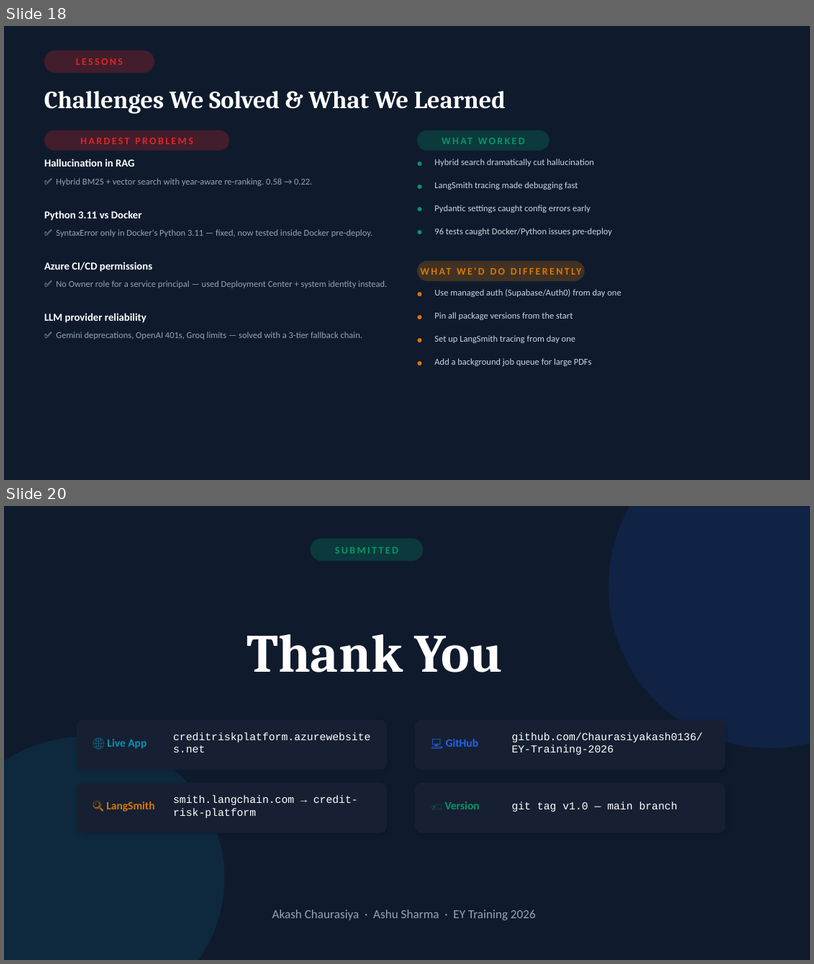
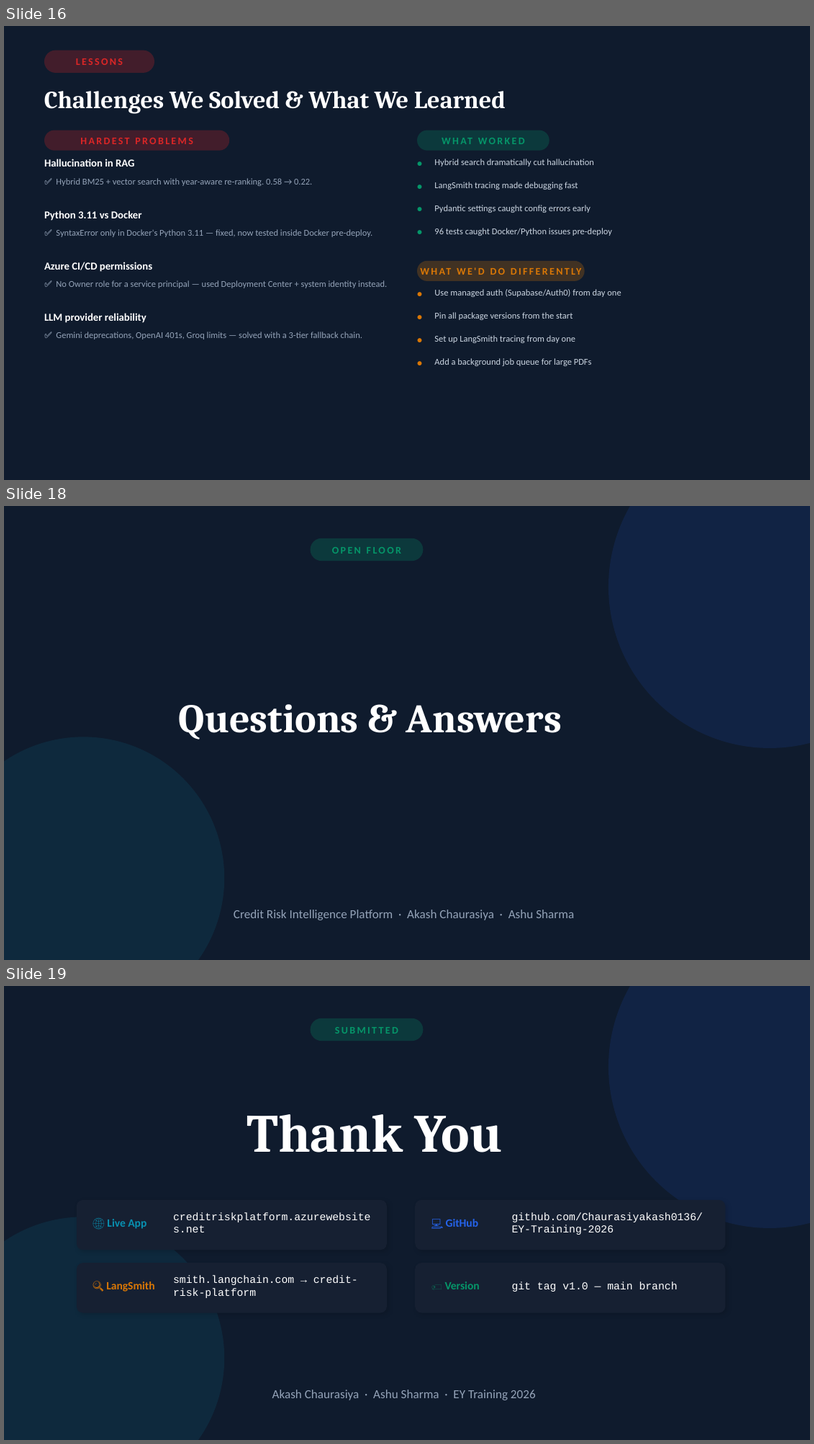
Before and after one commit to Chaurasiyakash0136/EY-Training-2026, a slide deck: Capstone_Project/Credit-Risk-Intelligence-Platform/docs/Project_Documents/Credit_Risk_Platform_Capstone_project.pptx. Shown one above the other, each under a label of ours: slides 18 and 20 before the commit, slides 16, 18 and 19 after it; the slides between them are not shown. The pictures are 814x964 and 814x1444 pixels, drawn with LibreOffice and Linux fonts; fonts in the diff are those of the drawing. Boxes give left, top, right and bottom in pixels: in the first picture for what was removed or moved away, otherwise in the second. Text is boxed around its words. In the diff, an @@ line names an element or a change of style, - is before the commit and + after.

```diff
--- a/Capstone_Project/Credit-Risk-Intelligence-Platform/docs/Project_Documents/Credit_Risk_Platform_Capstone_project.pptx
+++ b/Capstone_Project/Credit-Risk-Intelligence-Platform/docs/Project_Documents/Credit_Risk_Platform_Capstone_project.pptx
@@ slide 18 added at (4, 506, 810, 960), background #0F1B2D @@
@@ ellipse added at (609, 506, 810, 748), fill #2563EB at 12% opacity @@
@@ rounded rectangle added at (311, 538, 423, 561), fill #059669 at 25% opacity @@
@@ text added at (332, 547, 401, 554), 9 pt, text #059669, bold @@
+OPEN FLOOR
@@ text added at (179, 704, 562, 739), 36 pt, text #FFFFFF, bold @@
+Questions & Answers
@@ ellipse added at (4, 736, 224, 960), fill #0891B2 at 12% opacity @@
@@ text added at (234, 909, 574, 920), 11 pt, text #94A3B8 @@
+Credit Risk Intelligence Platform · Akash Chaurasiya · Ashu Sharma
@@ what was slide 18 is now slide 16 @@
@@ what was slide 20 is now slide 19 @@
```
Also in this commit, not shown: 5 slides changed, 2 slides removed.
